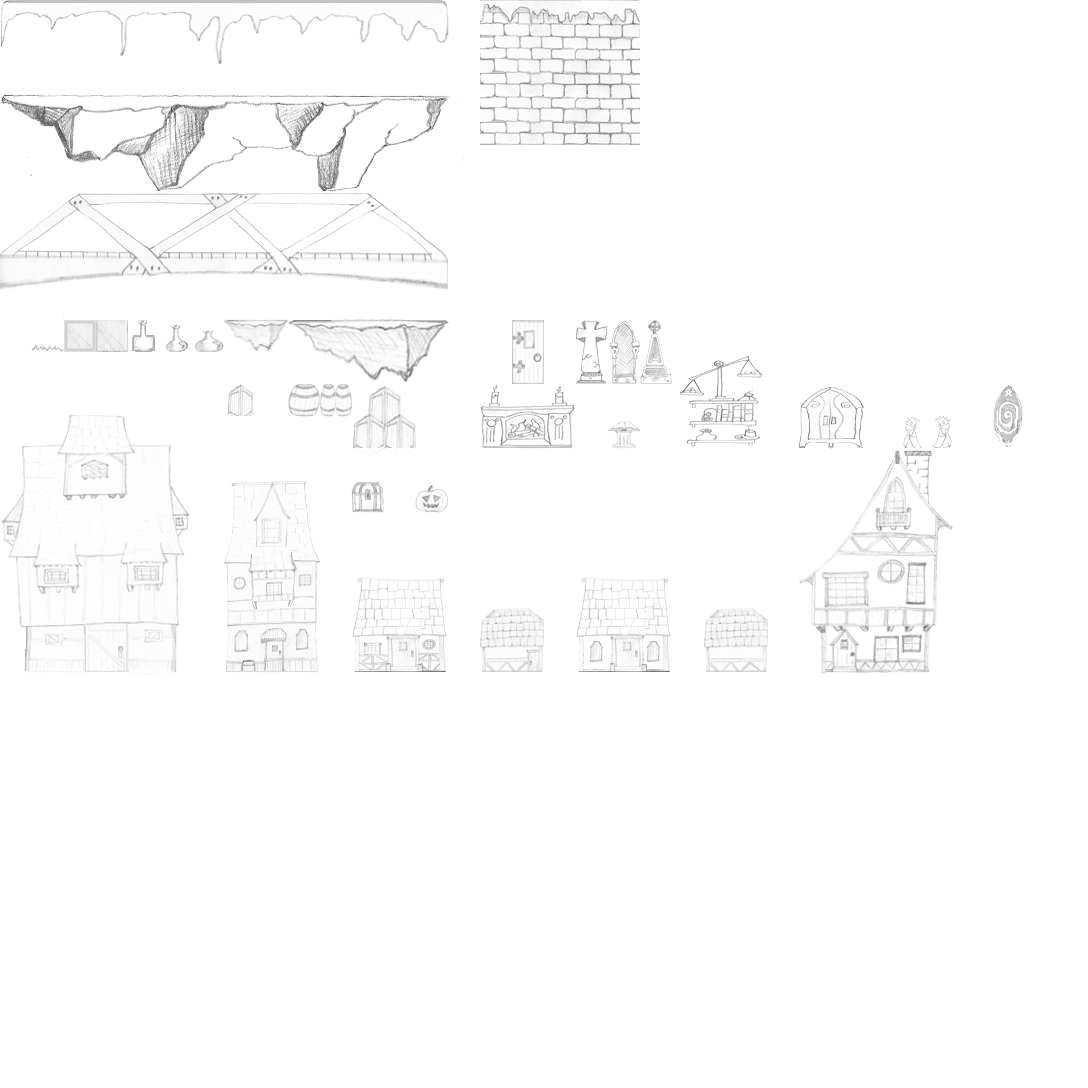
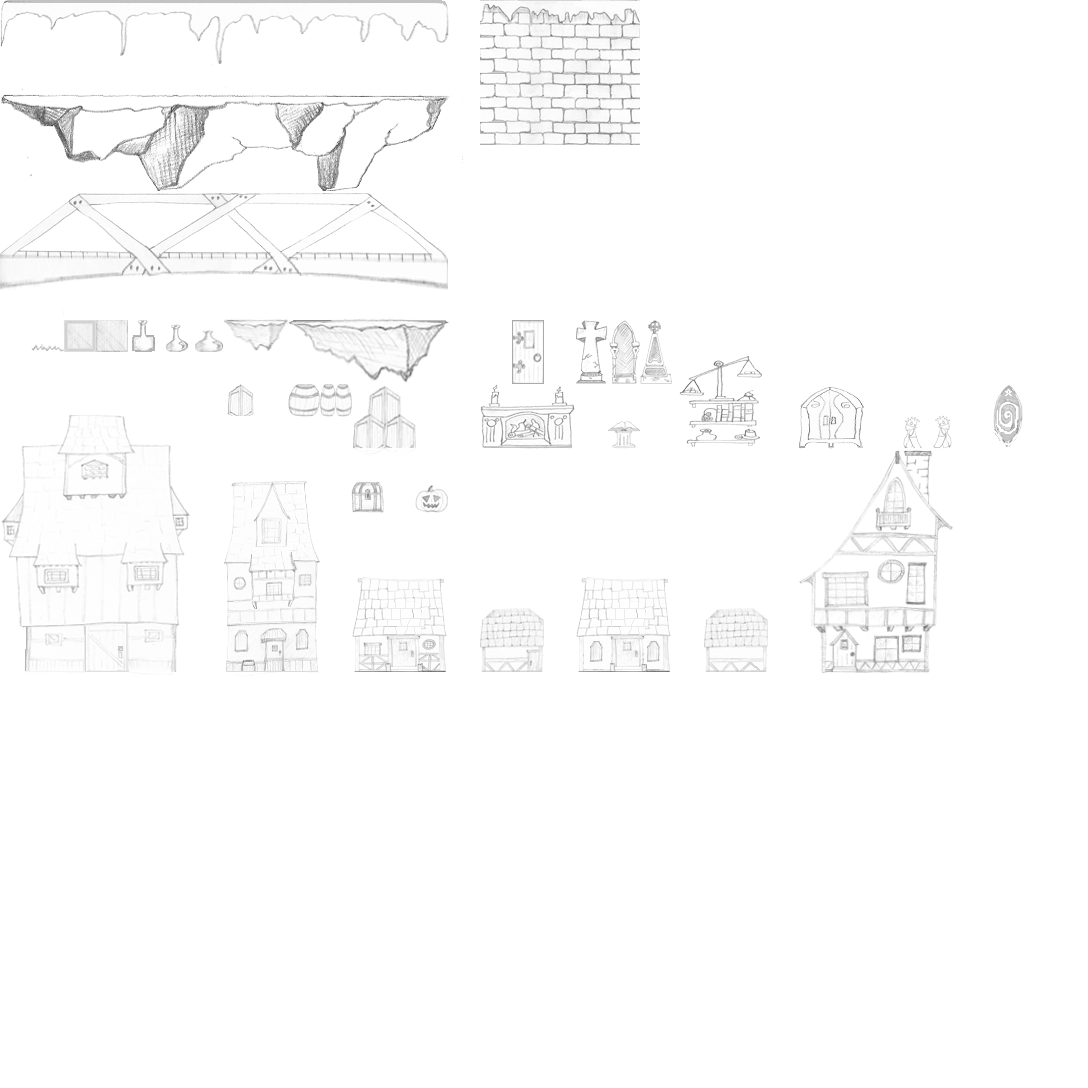
Comparing the layer stacks of the two 1088x1088 images. Changes:
painted on "Layer 13" over bbox(512, 320, 544, 384)
